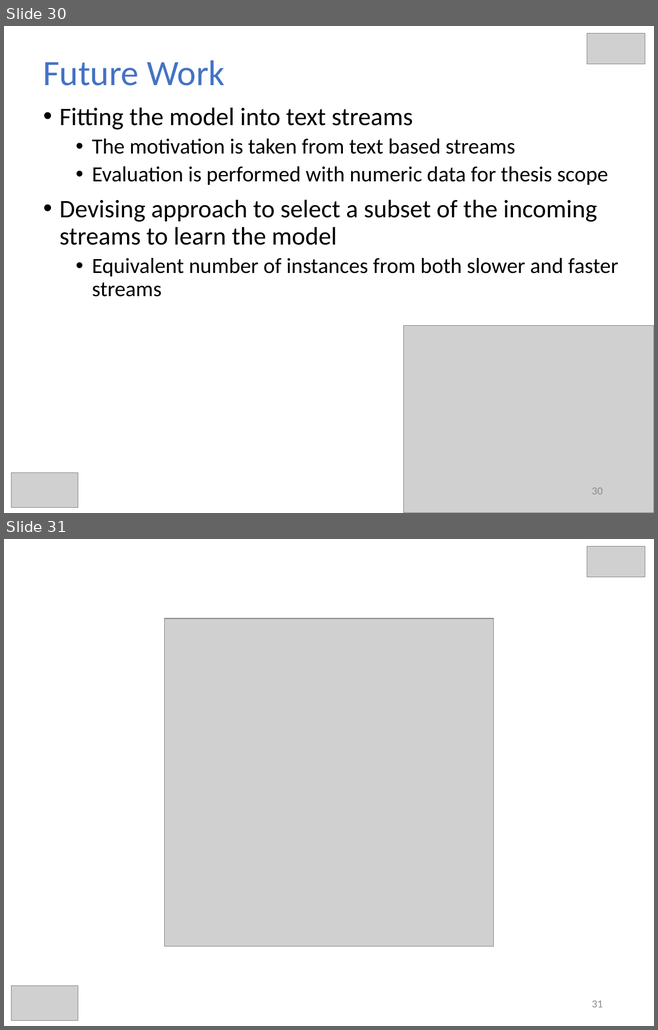
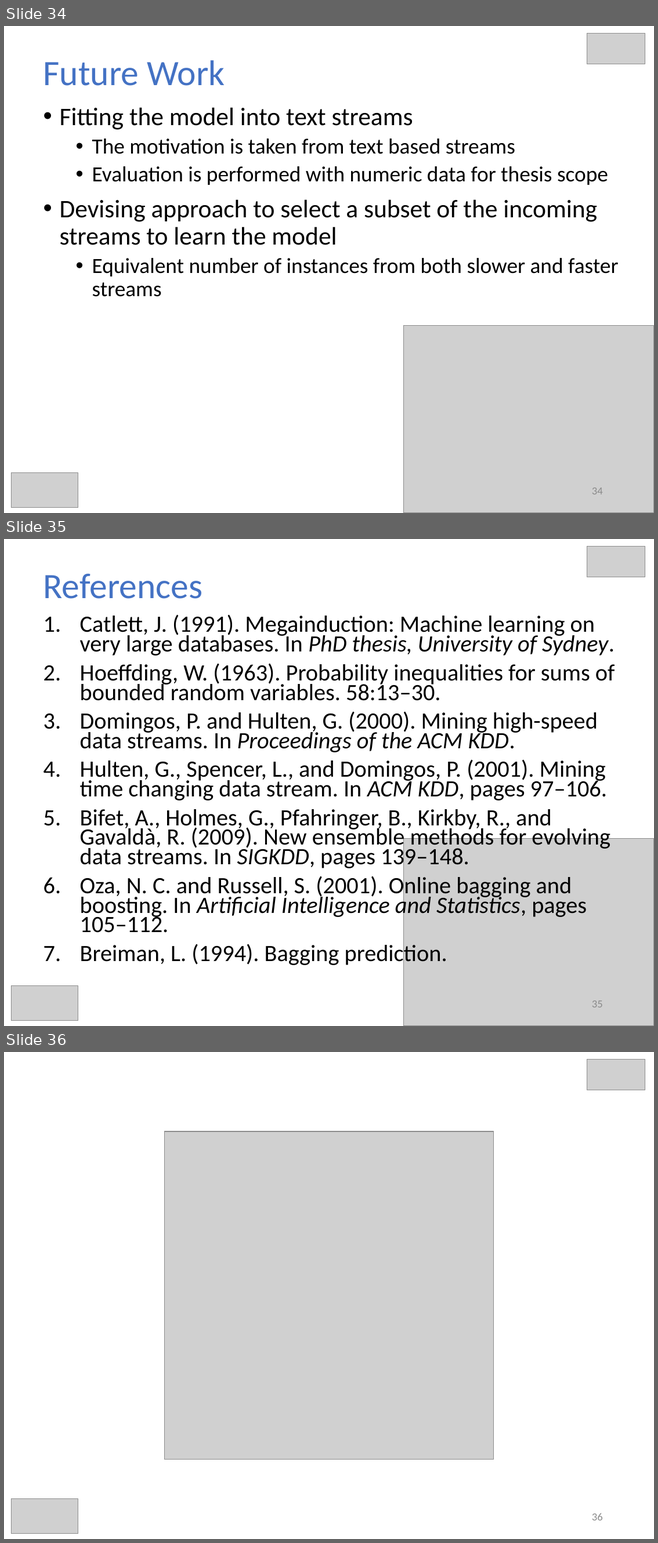
Before and after one commit to hmsgit/minestream, a slide deck: presentation/thesis.pptx. Shown one above the other, each under a label of ours: slides 30 and 31 before the commit, slides 34, 35 and 36 after it. The pictures are 658x1030 and 658x1543 pixels, drawn with LibreOffice and Linux fonts; fonts in the diff are those of the drawing; grey boxes stand for pictures. Boxes give left, top, right and bottom in pixels: in the first picture for what was removed or moved away, otherwise in the second. Text is boxed around its words. In the diff, an @@ line names an element or a change of style, - is before the commit and + after.

```diff
--- a/presentation/thesis.pptx
+++ b/presentation/thesis.pptx
@@ slide 35 added at [4,539,654,1026], background #FFFFFF @@
@@ picture added at [587,546,644,577] @@
@@ title added at [43,574,203,599], 39.6 pt, text #4472C4 @@
+References
@@ text added at [80,614,615,967], 25.9 pt, text #000000 @@
+1. Catlett, J. (1991). Megainduction: Machine learning on very large databases. In PhD thesis, University of Sydney.
+2. Hoeffding, W. (1963). Probability inequalities for sums of bounded random variables. 58:13–30.
+3. Domingos, P. and Hulten, G. (2000). Mining high-speed data streams. In Proceedings of the ACM KDD.
+4. Hulten, G., Spencer, L., and Domingos, P. (2001). Mining time changing data stream. In ACM KDD, pages 97–106.
+5. Bifet, A., Holmes, G., Pfahringer, B., Kirkby, R., and Gavaldà, R. (2009). New ensemble methods for evolving data streams. In SIGKDD, pages 139–148.
+6. Oza, N. C. and Russell, S. (2001). Online bagging and boosting. In Artificial Intelligence and Statistics, pages 105–112.
+7. Breiman, L. (1994). Bagging prediction.
@@ picture added at [404,838,654,1026] @@
@@ picture added at [11,986,78,1021] @@
@@ page number added at [592,1001,603,1008], 12 pt, text #8C8C8C @@
+35
@@ what was slide 30 is now slide 34 @@
@@ page number at [592,488,603,495]: text changed @@
-30
+34
@@ what was slide 31 is now slide 36 @@
@@ page number at [592,1513,603,1521]: text changed @@
-31
+36
```
Also in this commit, not shown: 7 slides changed, 8 other slides added, 4 slides removed, 15 other files.
